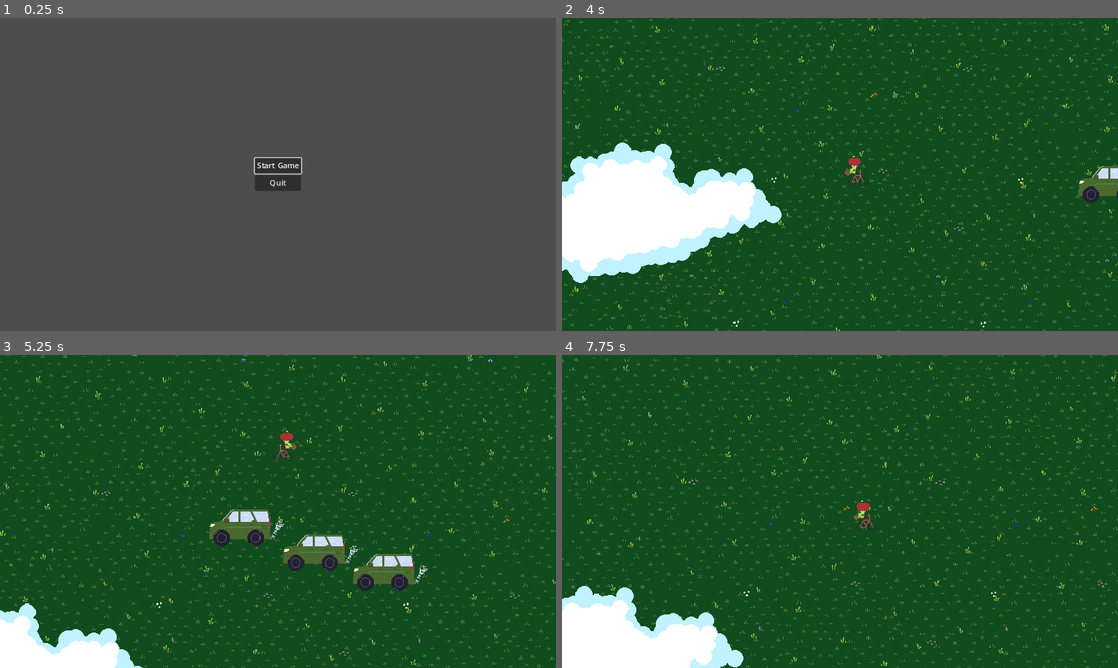
Above: before the commit, frames 1-4 (two rows, left to right).
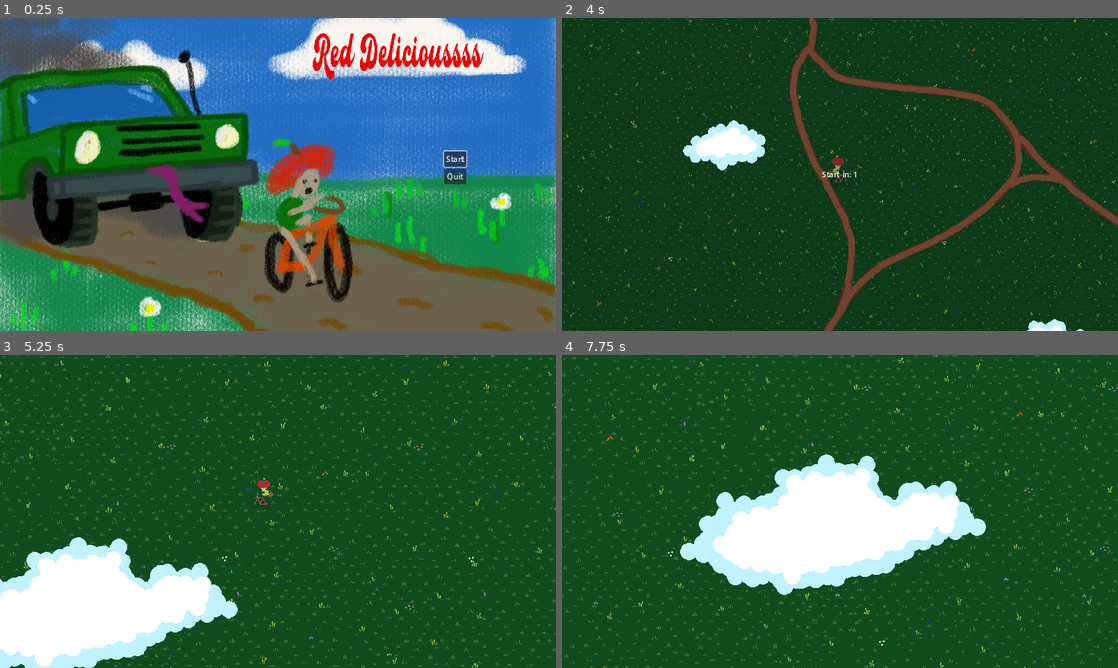
Above: after the commit, the same moments.

Repository: ScottArtCarlson/projectEkans
Game: Godot game, scene res://Scenes/start_menu.tscn
Two runs of this game, one before a commit and one after it. Both use one fixed random seed, a clock stepped at 60 frames per second and the inputs below.
Inputs (mouse positions are in pixels of both pictures, inside the frame that each line leads up to):
- Up to frame 1 (0.25 s): no input
- Up to frame 2 (4 s): click (840, 165) at 0.5 s, where only the run before the commit has a clickable "Start Game"; click (1017, 158) at 1.25 s, where only the run after the commit has a clickable "Start"; tap Enter at 2, 3.5 s; hold D (right) 2.03-2.78 s; tap Space (action) at 2.1, 2.75, 2.85, 3.6 s; hold S (down) 2.78-3.53 s; hold D (right) from 3.53 s (still down)
- Up to frame 3 (5.25 s): release D (right) at 4.28 s; hold W (up) 4.28-5.03 s; tap Space (action) at 4.35, 5.1 s; hold A (left) from 5.03 s (still down)
- Up to frame 4 (7.75 s): tap Space (action) at 5.85, 6.6, 7.35 s; release A (left) at 6.53 s; hold S (down) 6.53-7.28 s; hold D (right) from 7.28 s (still down)

The runs differ from the first frame. In frame 1, 95% of the frame differs, in the area x 0-100%, y 0-100%; in frame 2, 23%; in frame 3, 20%; in frame 4, 25%.

Commit message:
title Screen and updated animation

Diff:
--- /dev/null
+++ b/Node.gd
@@ -0,0 +1,13 @@
+extends Node
+
+@onready var start_button = %StartButton
+@onready var quit_button = %QuitButton
+
+func _ready():
+	start_button.grab_focus()
+
+func _on_start_button_pressed():
+	get_tree().change_scene_to_file("res://Scenes/world.tscn")
+
+func _on_quit_button_pressed():
+	get_tree().quit()
--- a/Scenes/snake.tscn
+++ b/Scenes/snake.tscn
@@ -45,8 +45,40 @@
 
 [sub_resource type="Animation" id="Animation_csoty"]
 resource_name = "Drive_Down"
-length = 0.1
-loop_mode = 1
+length = 1.8
+loop_mode = 1
+tracks/0/type = "value"
+tracks/0/imported = false
+tracks/0/enabled = true
+tracks/0/path = NodePath("Sprite2D:frame")
+tracks/0/interp = 1
+tracks/0/loop_wrap = true
+tracks/0/keys = {
+"times": PackedFloat32Array(0, 0.1, 0.2, 0.3, 0.4, 0.5, 0.6, 0.7, 0.8, 0.9, 1, 1.1, 1.2, 1.3, 1.4, 1.5, 1.6),
+"transitions": PackedFloat32Array(1, 1, 1, 1, 1, 1, 1, 1, 1, 1, 1, 1, 1, 1, 1, 1, 1),
+"update": 1,
+"values": [52, 53, 54, 55, 56, 57, 52, 53, 54, 55, 56, 57, 58, 59, 60, 61, 62]
+}
+
+[sub_resource type="Animation" id="Animation_w2sef"]
+resource_name = "Drive_Up"
+length = 1.2
+loop_mode = 1
+tracks/0/type = "value"
+tracks/0/imported = false
+tracks/0/enabled = true
+tracks/0/path = NodePath("Sprite2D:frame")
+tracks/0/interp = 1
+tracks/0/loop_wrap = true
+tracks/0/keys = {
+"times": PackedFloat32Array(0, 0.1, 0.2, 0.3, 0.4, 0.5, 0.6, 0.7, 0.8, 0.9, 1, 1.1),
+"transitions": PackedFloat32Array(1, 1, 1, 1, 1, 1, 1, 1, 1, 1, 1, 1),
+"update": 1,
+"values": [40, 41, 42, 43, 44, 45, 46, 47, 48, 49, 50, 51]
+}
+
+[sub_resource type="Animation" id="Animation_km10g"]
+length = 0.001
 tracks/0/type = "value"
 tracks/0/imported = false
 tracks/0/enabled = true
@@ -57,55 +89,24 @@
 "times": PackedFloat32Array(0),
 "transitions": PackedFloat32Array(1),
 "update": 1,
-"values": [41]
-}
-
-[sub_resource type="Animation" id="Animation_w2sef"]
-resource_name = "Drive_Up"
-length = 0.1
-loop_mode = 1
-tracks/0/type = "value"
-tracks/0/imported = false
-tracks/0/enabled = true
-tracks/0/path = NodePath("Sprite2D:frame")
-tracks/0/interp = 1
-tracks/0/loop_wrap = true
-tracks/0/keys = {
-"times": PackedFloat32Array(0),
-"transitions": PackedFloat32Array(1),
-"update": 1,
-"values": [40]
-}
-
-[sub_resource type="Animation" id="Animation_km10g"]
-length = 0.001
-tracks/0/type = "value"
-tracks/0/imported = false
-tracks/0/enabled = true
-tracks/0/path = NodePath("Sprite2D:frame")
-tracks/0/interp = 1
-tracks/0/loop_wrap = true
-tracks/0/keys = {
-"times": PackedFloat32Array(0),
-"transitions": PackedFloat32Array(1),
-"update": 1,
 "values": [0]
 }
 
 [sub_resource type="Animation" id="Animation_pnvng"]
 resource_name = "Drive_Down_Body"
-length = 0.1
-tracks/0/type = "value"
-tracks/0/imported = false
-tracks/0/enabled = true
-tracks/0/path = NodePath("Sprite2D:frame")
-tracks/0/interp = 1
-tracks/0/loop_wrap = true
-tracks/0/keys = {
-"times": PackedFloat32Array(0),
-"transitions": PackedFloat32Array(1),
-"update": 1,
-"values": [41]
+length = 0.6
+loop_mode = 1
+tracks/0/type = "value"
+tracks/0/imported = false
+tracks/0/enabled = true
+tracks/0/path = NodePath("Sprite2D:frame")
+tracks/0/interp = 1
+tracks/0/loop_wrap = true
+tracks/0/keys = {
+"times": PackedFloat32Array(0, 0.1, 0.2, 0.3, 0.4, 0.5),
+"transitions": PackedFloat32Array(1, 1, 1, 1, 1, 1),
+"update": 1,
+"values": [52, 53, 54, 55, 56, 57]
 }
 
 [sub_resource type="Animation" id="Animation_mye4k"]
@@ -193,7 +194,7 @@
 
 [node name="Sprite2D" type="Sprite2D" parent="."]
 texture = ExtResource("1_30yba")
-hframes = 42
+hframes = 64
 
 [node name="CollisionShape2D2" type="CollisionShape2D" parent="."]
 position = Vector2(1, 6)
@@ -209,7 +210,7 @@
 tree_root = SubResource("AnimationNodeStateMachine_dhpra")
 anim_player = NodePath("../AnimationPlayer")
 active = true
-parameters/Drive_Head/blend_position = Vector2(0, 0)
+parameters/Drive_Head/blend_position = Vector2(-0.0178164, -0.825)
 
 [node name="HitBox" parent="." instance=ExtResource("3_vqelw")]
 
--- a/Scenes/snake_segment.tscn
+++ b/Scenes/snake_segment.tscn
@@ -45,8 +45,40 @@
 
 [sub_resource type="Animation" id="Animation_csoty"]
 resource_name = "Drive_Down"
-length = 0.1
-loop_mode = 1
+length = 1.8
+loop_mode = 1
+tracks/0/type = "value"
+tracks/0/imported = false
+tracks/0/enabled = true
+tracks/0/path = NodePath("Sprite2D:frame")
+tracks/0/interp = 1
+tracks/0/loop_wrap = true
+tracks/0/keys = {
+"times": PackedFloat32Array(0, 0.1, 0.2, 0.3, 0.4, 0.5, 0.6, 0.7, 0.8, 0.9, 1, 1.1, 1.2, 1.3, 1.4, 1.5, 1.6),
+"transitions": PackedFloat32Array(1, 1, 1, 1, 1, 1, 1, 1, 1, 1, 1, 1, 1, 1, 1, 1, 1),
+"update": 1,
+"values": [52, 53, 54, 55, 56, 57, 52, 53, 54, 55, 56, 57, 58, 59, 60, 61, 62]
+}
+
+[sub_resource type="Animation" id="Animation_w2sef"]
+resource_name = "Drive_Up"
+length = 1.2
+loop_mode = 1
+tracks/0/type = "value"
+tracks/0/imported = false
+tracks/0/enabled = true
+tracks/0/path = NodePath("Sprite2D:frame")
+tracks/0/interp = 1
+tracks/0/loop_wrap = true
+tracks/0/keys = {
+"times": PackedFloat32Array(0, 0.1, 0.2, 0.3, 0.4, 0.5, 0.6, 0.7, 0.8, 0.9, 1, 1.1),
+"transitions": PackedFloat32Array(1, 1, 1, 1, 1, 1, 1, 1, 1, 1, 1, 1),
+"update": 1,
+"values": [40, 41, 42, 43, 44, 45, 46, 47, 48, 49, 50, 51]
+}
+
+[sub_resource type="Animation" id="Animation_km10g"]
+length = 0.001
 tracks/0/type = "value"
 tracks/0/imported = false
 tracks/0/enabled = true
@@ -57,55 +89,24 @@
 "times": PackedFloat32Array(0),
 "transitions": PackedFloat32Array(1),
 "update": 1,
-"values": [41]
-}
-
-[sub_resource type="Animation" id="Animation_w2sef"]
-resource_name = "Drive_Up"
-length = 0.1
-loop_mode = 1
-tracks/0/type = "value"
-tracks/0/imported = false
-tracks/0/enabled = true
-tracks/0/path = NodePath("Sprite2D:frame")
-tracks/0/interp = 1
-tracks/0/loop_wrap = true
-tracks/0/keys = {
-"times": PackedFloat32Array(0),
-"transitions": PackedFloat32Array(1),
-"update": 1,
-"values": [40]
-}
-
-[sub_resource type="Animation" id="Animation_km10g"]
-length = 0.001
-tracks/0/type = "value"
-tracks/0/imported = false
-tracks/0/enabled = true
-tracks/0/path = NodePath("Sprite2D:frame")
-tracks/0/interp = 1
-tracks/0/loop_wrap = true
-tracks/0/keys = {
-"times": PackedFloat32Array(0),
-"transitions": PackedFloat32Array(1),
-"update": 1,
 "values": [0]
 }
 
 [sub_resource type="Animation" id="Animation_pnvng"]
 resource_name = "Drive_Down_Body"
-length = 0.1
-tracks/0/type = "value"
-tracks/0/imported = false
-tracks/0/enabled = true
-tracks/0/path = NodePath("Sprite2D:frame")
-tracks/0/interp = 1
-tracks/0/loop_wrap = true
-tracks/0/keys = {
-"times": PackedFloat32Array(0),
-"transitions": PackedFloat32Array(1),
-"update": 1,
-"values": [41]
+length = 0.6
+loop_mode = 1
+tracks/0/type = "value"
+tracks/0/imported = false
+tracks/0/enabled = true
+tracks/0/path = NodePath("Sprite2D:frame")
+tracks/0/interp = 1
+tracks/0/loop_wrap = true
+tracks/0/keys = {
+"times": PackedFloat32Array(0, 0.1, 0.2, 0.3, 0.4, 0.5),
+"transitions": PackedFloat32Array(1, 1, 1, 1, 1, 1),
+"update": 1,
+"values": [52, 53, 54, 55, 56, 57]
 }
 
 [sub_resource type="Animation" id="Animation_mye4k"]
@@ -195,7 +196,7 @@
 
 [node name="Sprite2D" type="Sprite2D" parent="."]
 texture = ExtResource("2_m5vtd")
-hframes = 42
+hframes = 64
 
 [node name="CollisionShape2D" type="CollisionShape2D" parent="."]
 visible = false
@@ -212,7 +213,7 @@
 tree_root = SubResource("AnimationNodeStateMachine_plqrw")
 anim_player = NodePath("../AnimationPlayer")
 active = true
-parameters/Drive/blend_position = Vector2(-0.262698, 0.203947)
+parameters/Drive/blend_position = Vector2(0.504797, -0.210294)
 
 [node name="HitBox" parent="." instance=ExtResource("3_ipqol")]
 
--- a/Scenes/start_menu.tscn
+++ b/Scenes/start_menu.tscn
@@ -1,27 +1,60 @@
-[gd_scene load_steps=2 format=3 uid="uid://b8rhgbmuvolfy"]
+[gd_scene load_steps=4 format=3 uid="uid://b8rhgbmuvolfy"]
 
-[ext_resource type="Script" path="res://Scenes/start_menu.gd" id="1_m78af"]
+[ext_resource type="Script" path="res://Node.gd" id="1_ctoyk"]
+[ext_resource type="Texture2D" uid="uid://b7xd80acg5qha" path="res://Assets/MainMenuArt.png" id="2_simkr"]
+[ext_resource type="Texture2D" uid="uid://bieadqyapptln" path="res://Assets/text-1688871891179.png" id="3_vvkh4"]
 
-[node name="StartMenu" type="CenterContainer"]
+[node name="StartMenu" type="Node"]
+script = ExtResource("1_ctoyk")
+
+[node name="TextureRect" type="TextureRect" parent="."]
 anchors_preset = 15
 anchor_right = 1.0
 anchor_bottom = 1.0
 grow_horizontal = 2
 grow_vertical = 2
-script = ExtResource("1_m78af")
+texture = ExtResource("2_simkr")
 
-[node name="VBoxContainer" type="VBoxContainer" parent="."]
+[node name="HBoxContainer" type="HBoxContainer" parent="."]
+anchors_preset = 6
+anchor_left = 1.0
+anchor_top = 0.5
+anchor_right = 1.0
+anchor_bottom = 0.5
+offset_left = -232.0
+offset_top = -60.0
+offset_bottom = 33.0
+grow_horizontal = 0
+grow_vertical = 2
+size_flags_horizontal = 8
+size_flags_vertical = 6
+
+[node name="VBoxContainer" type="VBoxContainer" parent="HBoxContainer"]
 layout_mode = 2
+size_flags_horizontal = 4
+size_flags_vertical = 4
 
-[node name="StartGameButton" type="Button" parent="VBoxContainer"]
+[node name="StartButton" type="Button" parent="HBoxContainer/VBoxContainer"]
 unique_name_in_owner = true
 layout_mode = 2
-text = "Start Game"
+text = "Start"
 
-[node name="QuitButton" type="Button" parent="VBoxContainer"]
+[node name="QuitButton" type="Button" parent="HBoxContainer/VBoxContainer"]
 unique_name_in_owner = true
 layout_mode = 2
 text = "Quit"
 
-[connection signal="pressed" from="VBoxContainer/StartGameButton" to="." method="_on_start_game_button_pressed"]
-[connection signal="pressed" from="VBoxContainer/QuitButton" to="." method="_on_quit_button_pressed"]
+[node name="TextureRect2" type="TextureRect" parent="."]
+anchors_preset = 1
+anchor_left = 1.0
+anchor_right = 1.0
+offset_left = -504.0
+offset_top = 32.0
+offset_right = -150.0
+offset_bottom = 128.0
+grow_horizontal = 0
+texture = ExtResource("3_vvkh4")
+expand_mode = 1
+
+[connection signal="pressed" from="HBoxContainer/VBoxContainer/StartButton" to="." method="_on_start_button_pressed"]
+[connection signal="pressed" from="HBoxContainer/VBoxContainer/QuitButton" to="." method="_on_quit_button_pressed"]
--- a/Scenes/world.tscn
+++ b/Scenes/world.tscn
@@ -78,13 +78,13 @@
 [node name="SnakeContainer" type="Node" parent="."]
 
 [node name="Snake" parent="SnakeContainer" instance=ExtResource("2_1pave")]
-position = Vector2(320, 256)
+position = Vector2(3512, 2544)
 
 [node name="SnakeSegment" parent="SnakeContainer" instance=ExtResource("4_iyujy")]
-position = Vector2(424, 296)
+position = Vector2(3616, 2584)
 
 [node name="SnakeSegment2" parent="SnakeContainer" instance=ExtResource("4_iyujy")]
-position = Vector2(520, 328)
+position = Vector2(3712, 2616)
 
 [node name="CanvasLayer" type="CanvasLayer" parent="."]
 
--- /dev/null
+++ b/Start_menu.gd
@@ -0,0 +1,13 @@
+extends HBoxContainer
+
+@onready var start_button = %StartButton
+@onready var quit_button = %QuitButton
+
+func _ready():
+	start_button.grab_focus()
+
+func _on_start_button_pressed():
+	get_tree().change_scene_to_file("res://Scenes/world.tscn")
+
+func _on_quit_button_pressed():
+	get_tree().quit()
Binary file changed: Assets/CarFourDirections.png
Binary file added: Assets/MainMenuArt.png
Not shown, added: Assets/MainMenuArt.png.import
Binary file added: Assets/text-1688871891179.png
Not shown, added: Assets/text-1688871891179.png.import
